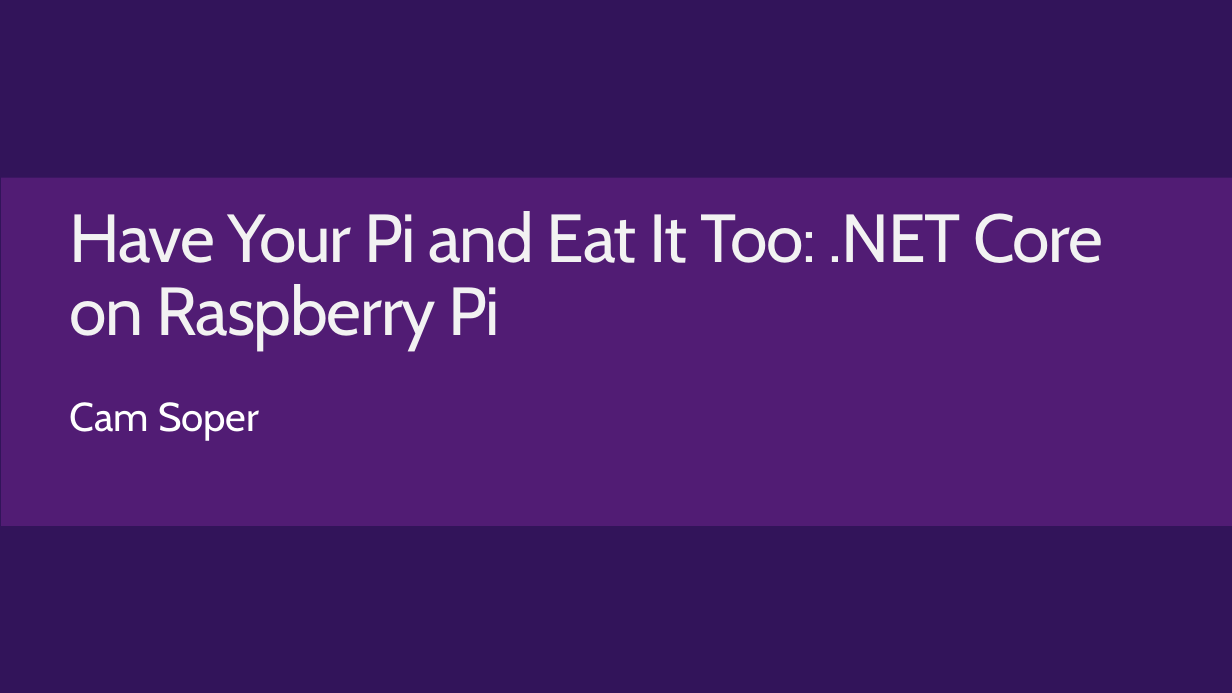
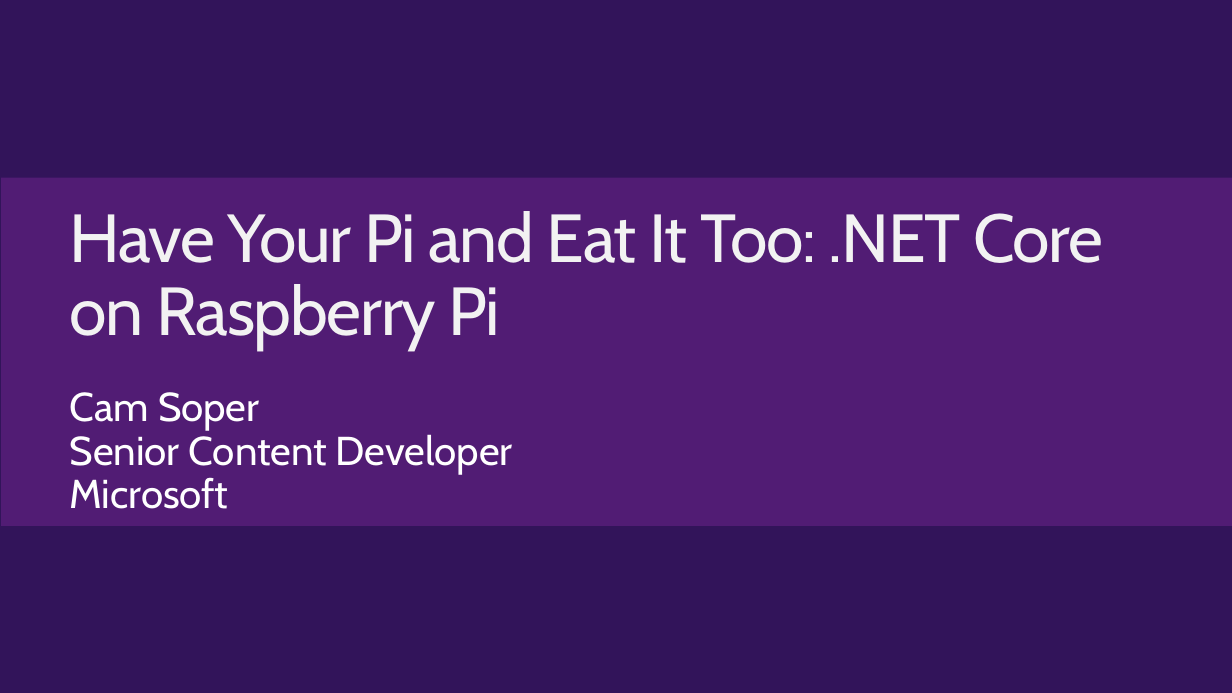
Before and after one commit to CamSoper/have-your-pi, a slide deck: slide 2 of Slides/Have Your Pi and Eat It Too.pptx. Drawn at 1232x693 pixels with LibreOffice and Linux fonts; fonts in the diff are those of the drawing; background and template pictures are left out. Boxes give left, top, right and bottom in pixels: in the first picture for what was removed or moved away, otherwise in the second. Text is boxed around its words. In the diff, an @@ line names an element or a change of style, - is before the commit and + after.

```diff
--- a/Slides/Have Your Pi and Eat It Too.pptx
+++ b/Slides/Have Your Pi and Eat It Too.pptx
@@ text "Cam Soper": place and size @@
-text "Cam Soper" at box(70, 402, 259, 441)
+text "Cam Soper" at box(70, 392, 513, 509)
@@ text at box(70, 430, 513, 509): paragraphs added @@
+Senior Content Developer
+Microsoft
```
Also in this commit, not shown: 5 slides added, 2 slides removed, 11 other files.
